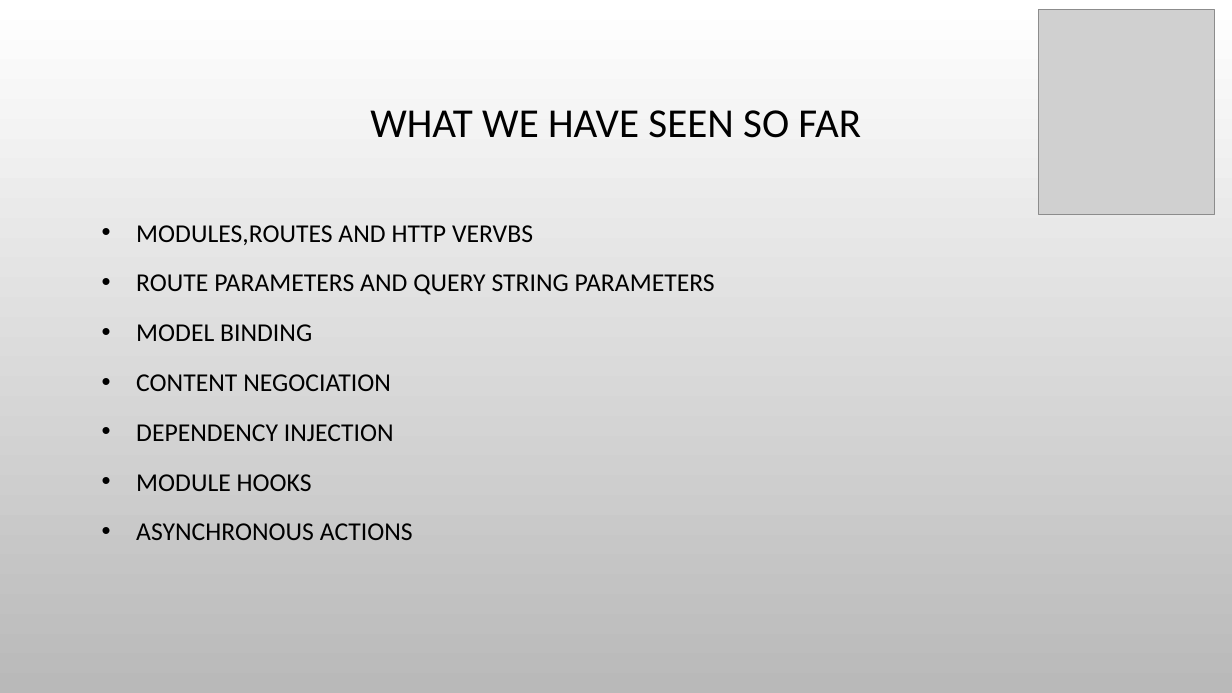
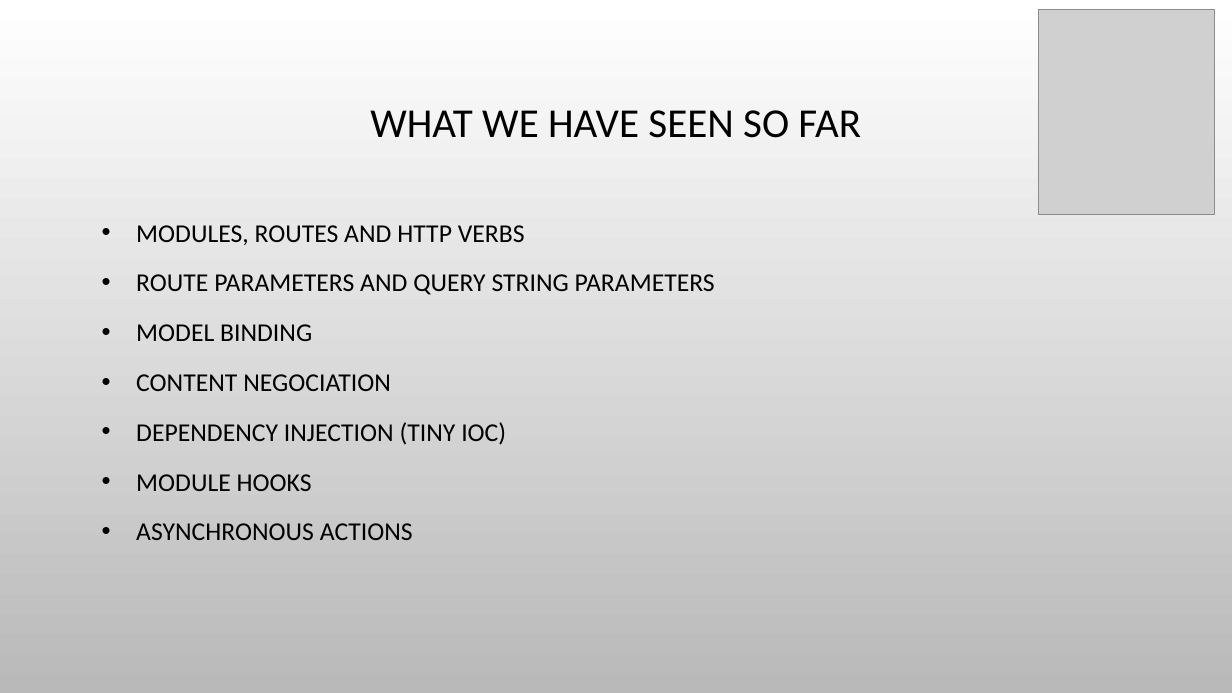
Before and after one commit to snavarropino/nancyFxSession, a slide deck: slide 8 of nancyFx.pptx. Drawn at 1232x693 pixels with LibreOffice and Linux fonts; fonts in the diff are those of the drawing; grey boxes stand for pictures; background and template pictures are left out. Boxes give left, top, right and bottom in pixels: in the first picture for what was removed or moved away, otherwise in the second. Text is boxed around its words. In the diff, an @@ line names an element or a change of style, - is before the commit and + after.

```diff
--- a/nancyFx.pptx
+++ b/nancyFx.pptx
@@ text at bbox=[136, 225, 525, 245]: text changed @@
-• MODULES,ROUTES AND HTTP VERVBS
+• MODULES, ROUTES AND HTTP VERBS
@@ text at bbox=[136, 422, 506, 445]: text changed @@
-• DEPENDENCY INJECTION
+• DEPENDENCY INJECTION (TINY IOC)
```
Also in this commit, not shown: 4 slides added, 6 other files.
